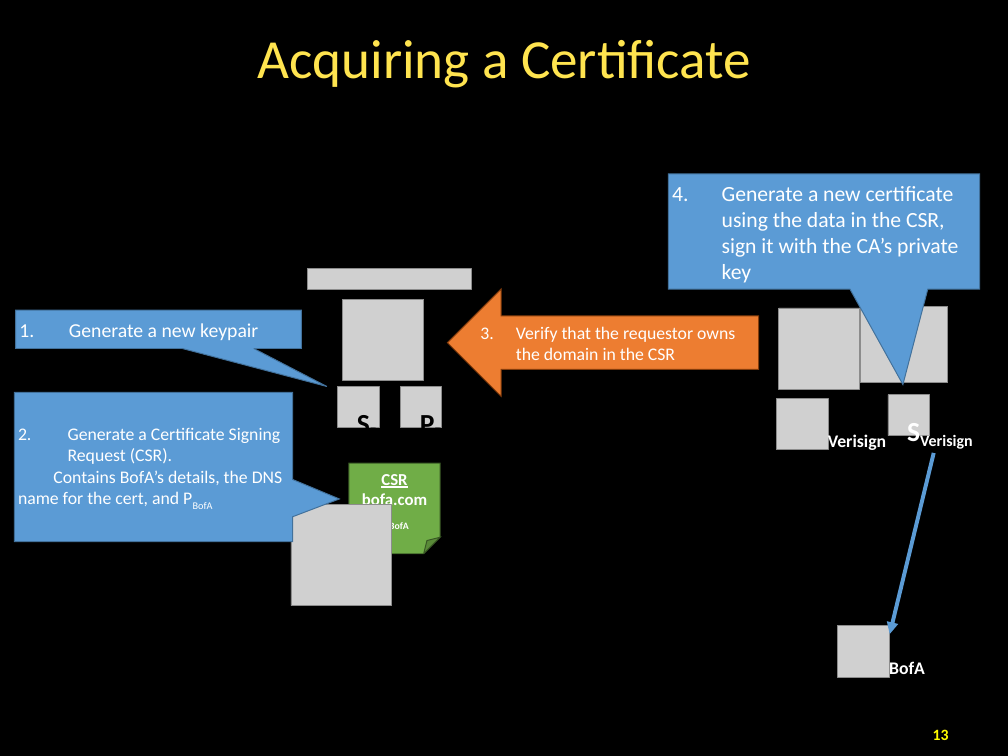
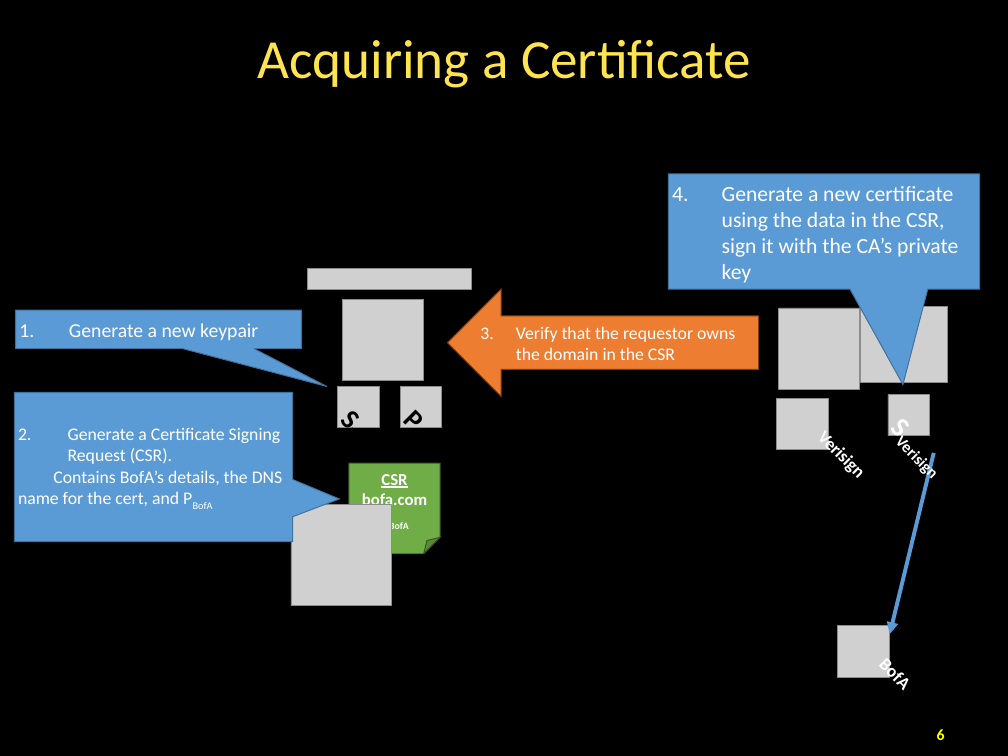
Before and after one commit to taejoong/taejoong.github.io, a slide deck: slide 6 of courses/csci-351/handouts/19-TLS.pptx (slide 13 before the commit). Drawn at 1008x756 pixels with LibreOffice and Linux fonts; fonts in the diff are those of the drawing; grey boxes stand for pictures. Boxes give left, top, right and bottom in pixels: in the first picture for what was removed or moved away, otherwise in the second. Text is boxed around its words. In the diff, an @@ line names an element or a change of style, - is before the commit and + after.

```diff
--- a/courses/csci-351/handouts/19-TLS.pptx
+++ b/courses/csci-351/handouts/19-TLS.pptx
@@ line "SBofA" resized from (x1=353, y1=402, x2=415, y2=444) to (x1=353, y1=402, x2=452, y2=500) @@
@@ line "PBofA" resized from (x1=416, y1=402, x2=481, y2=444) to (x1=416, y1=402, x2=515, y2=500) @@
@@ line "SVerisign" resized from (x1=904, y1=410, x2=995, y2=453) to (x1=904, y1=410, x2=1002, y2=509) @@
@@ line "Verisign" resized from (x1=828, y1=432, x2=886, y2=450) to (x1=824, y1=426, x2=923, y2=525) @@
@@ line "BofA" resized from (x1=889, y1=660, x2=925, y2=678) to (x1=885, y1=654, x2=984, y2=752) @@
@@ page number removed at (x1=933, y1=729, x2=949, y2=740) @@
-13
@@ page number added at (x1=937, y1=729, x2=945, y2=740), 16 pt, text #FFFB00, bold @@
+6
```
Also in this commit, not shown: 36 other slides changed, 2 slides added, 7 slides removed, 31 other files.
